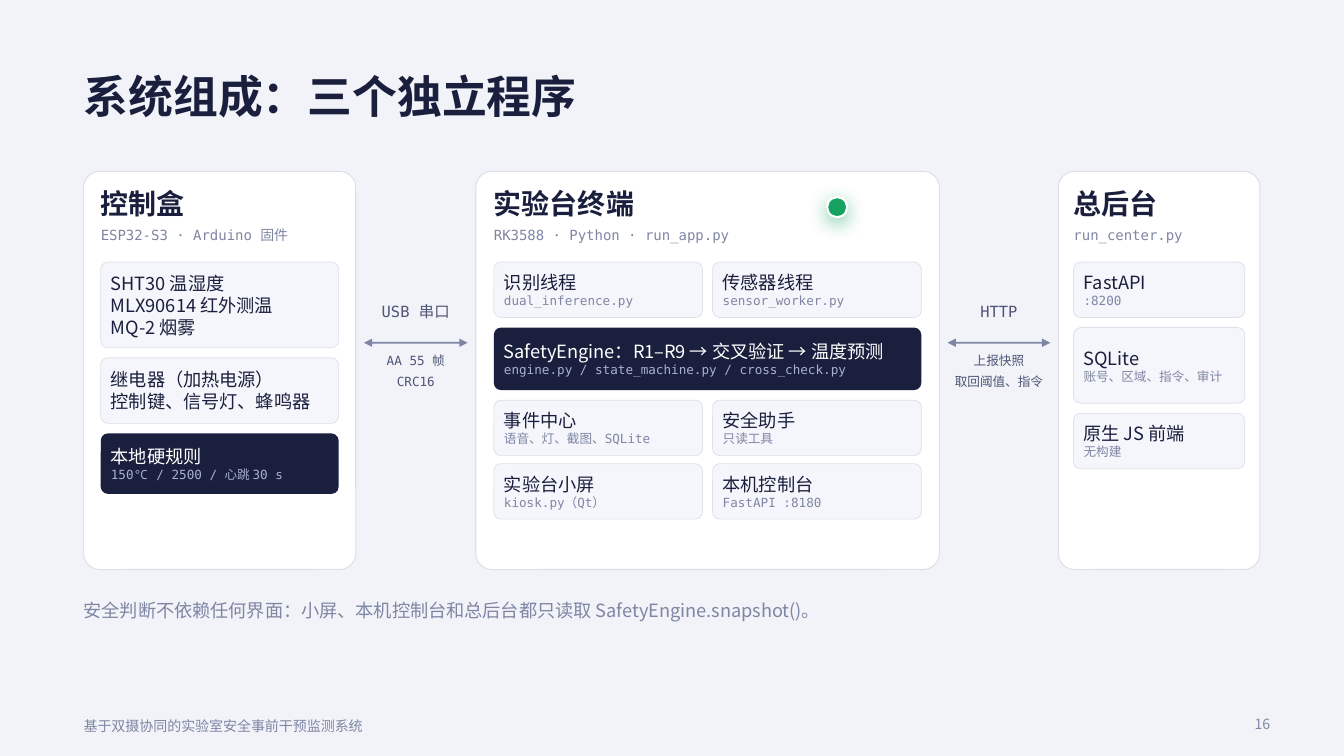
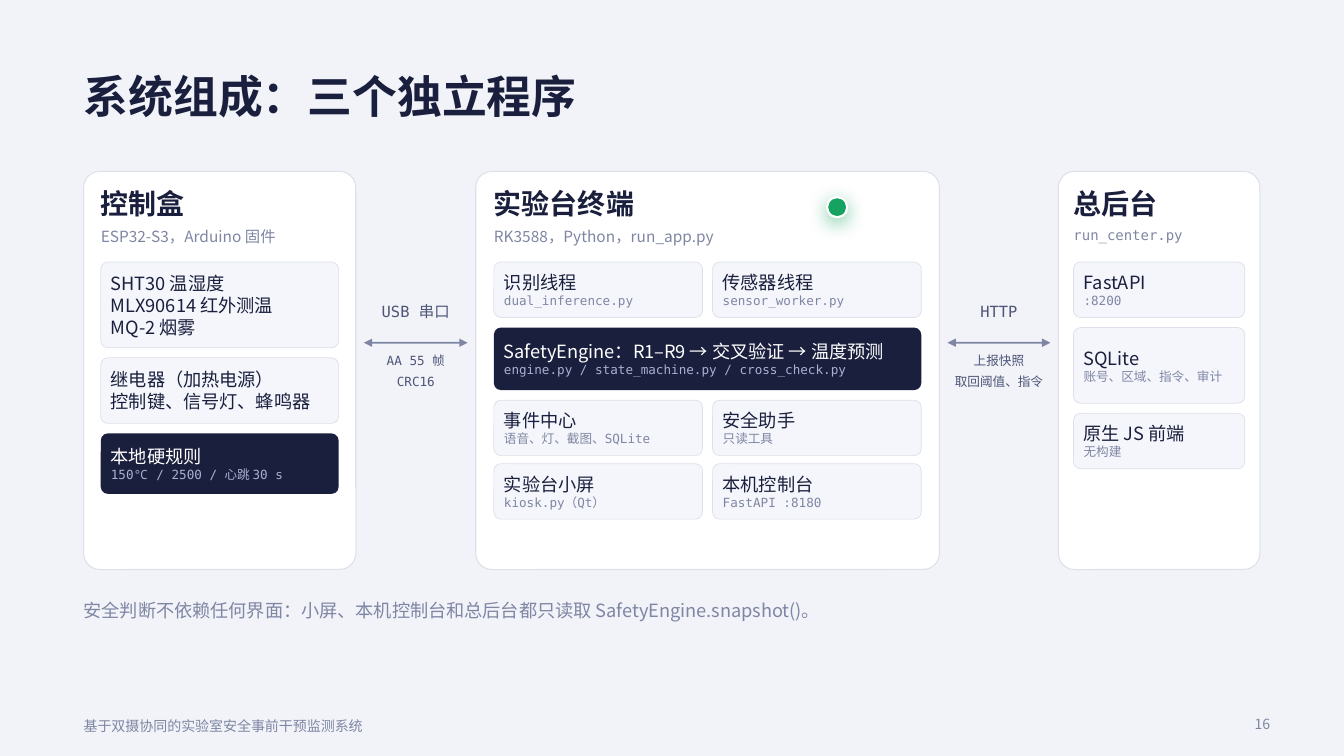
Before and after one commit to SSSSSmilewei/lab-safety-monitor, a slide deck: slide 16 of slides/实验室安全答辩.pptx. Drawn at 1344x756 pixels with LibreOffice and Linux fonts; fonts in the diff are those of the drawing. Boxes give left, top, right and bottom in pixels: in the first picture for what was removed or moved away, otherwise in the second. Text is boxed around its words. In the diff, an @@ line names an element or a change of style, - is before the commit and + after.

```diff
--- a/slides/实验室安全答辩.pptx
+++ b/slides/实验室安全答辩.pptx
@@ text at [101,229,276,244]: text changed; size 10 to 11 pt; font DejaVu Sans Mono to Noto Sans CJK SC @@
-ESP32-S3 · Arduino 固件
+ESP32-S3，Arduino 固件
@@ text at [494,230,714,246]: text changed; size 10 to 11 pt; font DejaVu Sans Mono to Noto Sans CJK SC @@
-RK3588 · Python · run_app.py
+RK3588，Python，run_app.py
```
Also in this commit, not shown: 8 other slides changed, 13 other files.
